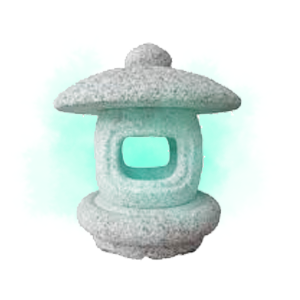
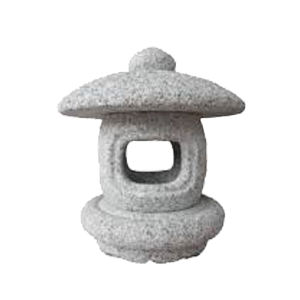
Layered file, before and after one edit (300x300). Changes by layer:
added layer "Layer 11 copy 2" (soft light) above "lantern_dark" over [55, 46, 251, 265]
hid group "lantern_light" (4 layers) over [17, 42, 267, 265]
